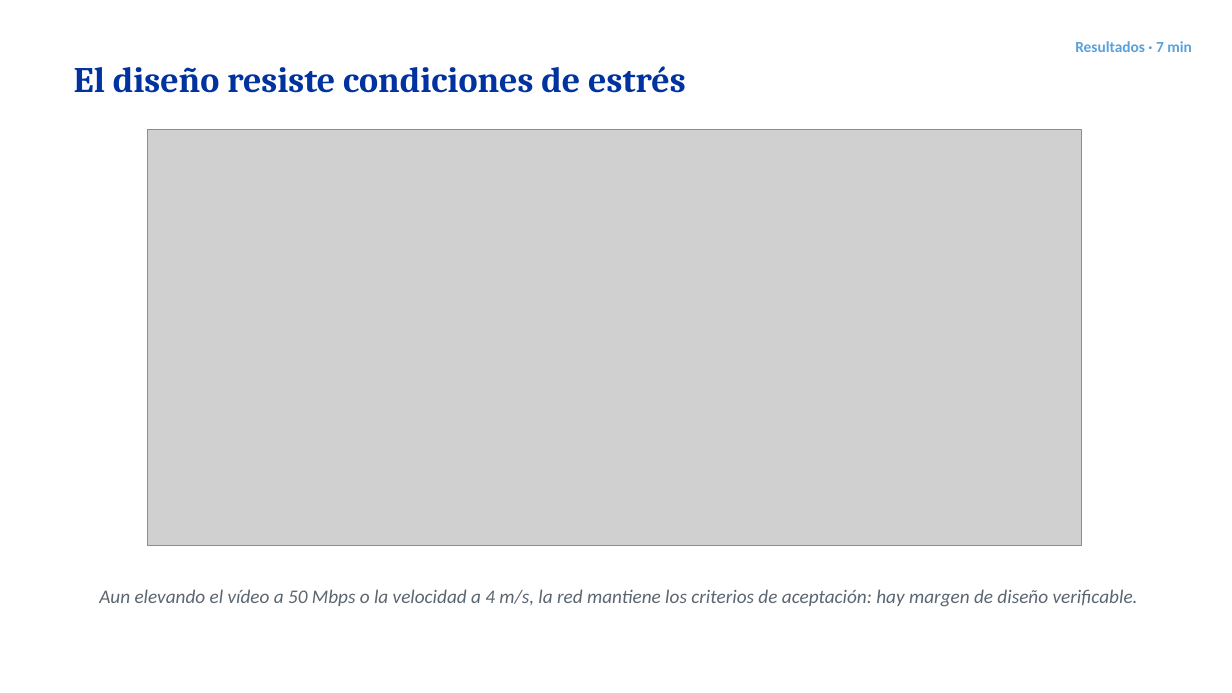
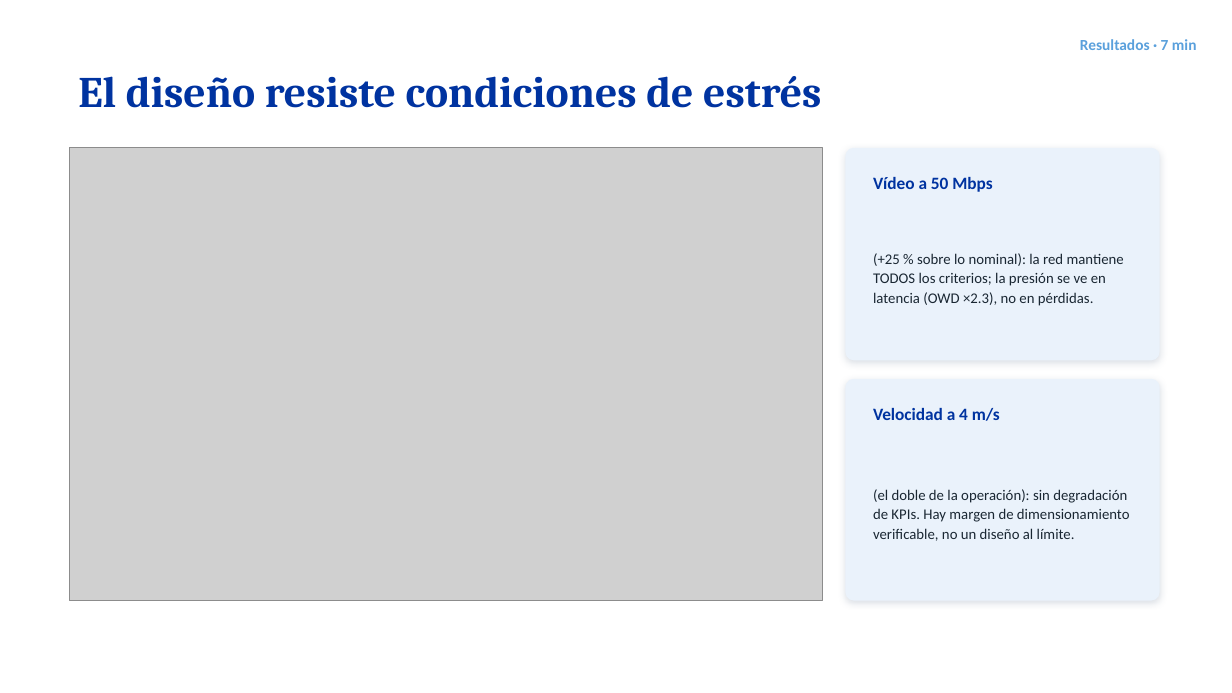
Before and after one commit to AdrianLopez012/tesis-lhd-802.11ac, a slide deck: slide 9 of fase4/presentacion/sustentacion_tesis.pptx. Drawn at 1232x693 pixels with LibreOffice and Linux fonts; fonts in the diff are those of the drawing; grey boxes stand for pictures. Boxes give left, top, right and bottom in pixels: in the first picture for what was removed or moved away, otherwise in the second. Text is boxed around its words. In the diff, an @@ line names an element or a change of style, - is before the commit and + after.

```diff
--- a/fase4/presentacion/sustentacion_tesis.pptx
+++ b/fase4/presentacion/sustentacion_tesis.pptx
@@ text "Resultados · 7 min": place and size @@
-text "Resultados · 7 min" at bbox=[1075, 41, 1192, 52]
+text "Resultados · 7 min" at bbox=[1080, 39, 1197, 50]
@@ text "El diseño resiste condiciones de ..." at bbox=[78, 76, 821, 108]: size 28 to 34 pt @@
@@ picture: place and size @@
-picture at bbox=[148, 129, 1081, 545]
+picture at bbox=[69, 148, 823, 601]
@@ rounded rectangle added at bbox=[846, 148, 1160, 360], fill #EAF2FB @@
@@ text added at bbox=[873, 177, 992, 192], 13.5 pt, text #0033A0, bold @@
+Vídeo a 50 Mbps
@@ text added at bbox=[873, 253, 1124, 306], 11.5 pt, text #1A2733 @@
+(+25 % sobre lo nominal): la red mantiene TODOS los criterios; la presión se ve en latencia (OWD ×2.3), no en pérdidas.
@@ rounded rectangle added at bbox=[846, 379, 1160, 601], fill #EAF2FB @@
@@ text added at bbox=[873, 408, 1000, 421], 13.5 pt, text #0033A0, bold @@
+Velocidad a 4 m/s
@@ text added at bbox=[873, 489, 1130, 541], 11.5 pt, text #1A2733 @@
+(el doble de la operación): sin degradación de KPIs. Hay margen de dimensionamiento verificable, no un diseño al límite.
@@ text removed at bbox=[99, 589, 1138, 607] @@
-Aun elevando el vídeo a 50 Mbps o la velocidad a 4 m/s, la red mantiene los criterios de aceptación: hay margen de diseño verificable.
```
Also in this commit, not shown: 5 other slides changed, 7 slides added, 6 slides removed, 15 other files.
